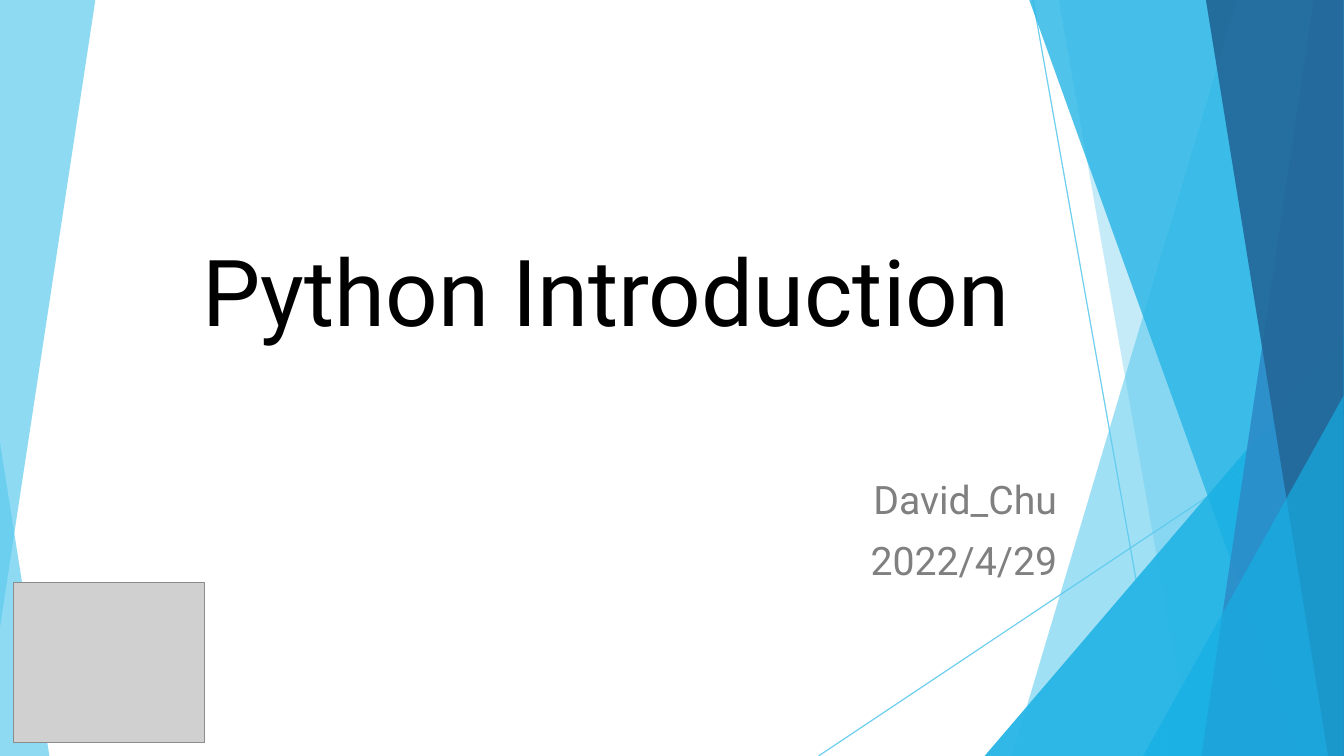
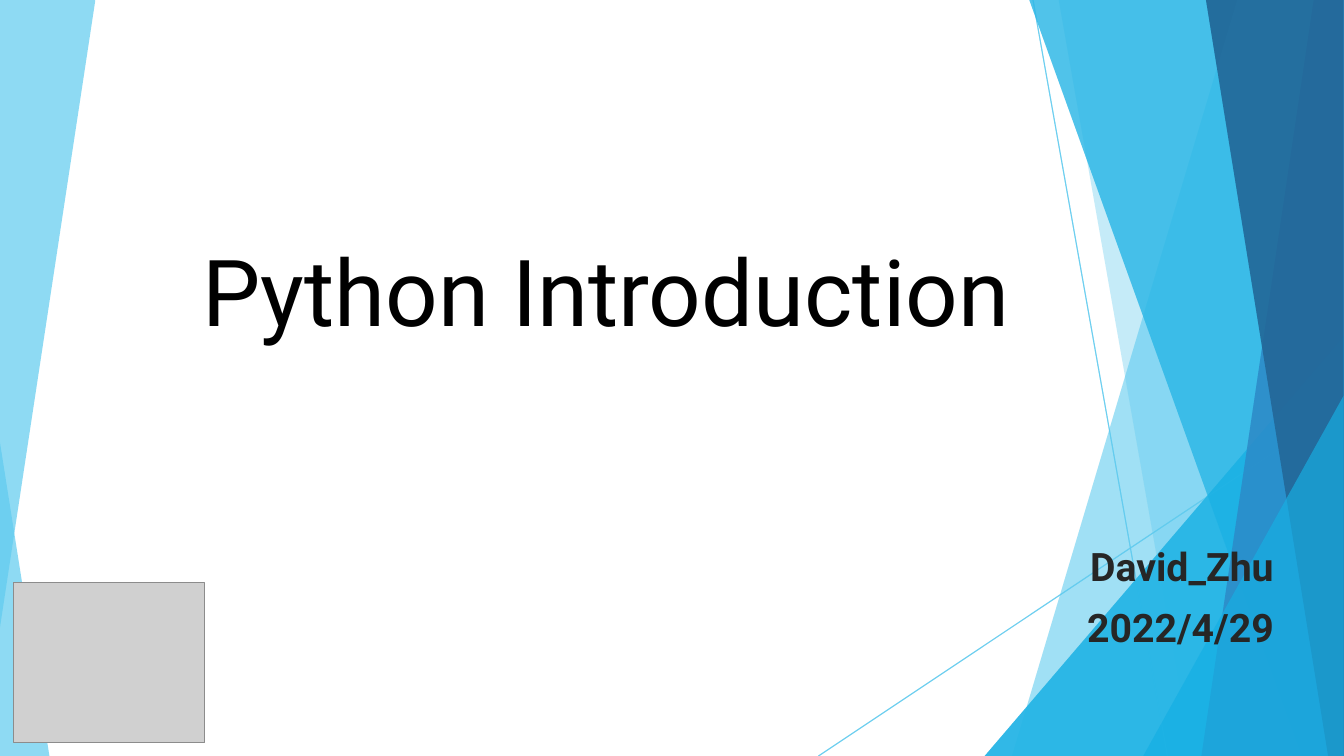
Before and after one commit to DavidChu0424/PythonIntroduction, a slide deck: slide 1 of Python Introduction.pptx. Drawn at 1344x756 pixels with LibreOffice and Linux fonts; fonts in the diff are those of the drawing; grey boxes stand for pictures. Boxes give left, top, right and bottom in pixels: in the first picture for what was removed or moved away, otherwise in the second. Text is boxed around its words. In the diff, an @@ line names an element or a change of style, - is before the commit and + after.

```diff
--- a/Python Introduction.pptx
+++ b/Python Introduction.pptx
@@ subtitle "David_Zhu": place and size @@
-subtitle "David_Zhu" at box(871, 484, 1057, 578)
+subtitle "David_Zhu" at box(1087, 545, 1274, 645)
@@ subtitle at box(1090, 545, 1273, 591): text changed; text colour #808080 to #262626; bold on @@
-David_Chu
+David_Zhu
@@ subtitle at box(1087, 606, 1274, 645): text colour #808080 to #262626, bold on in "2022/4/29" @@
```
Also in this commit, not shown: 1 other slide changed.
